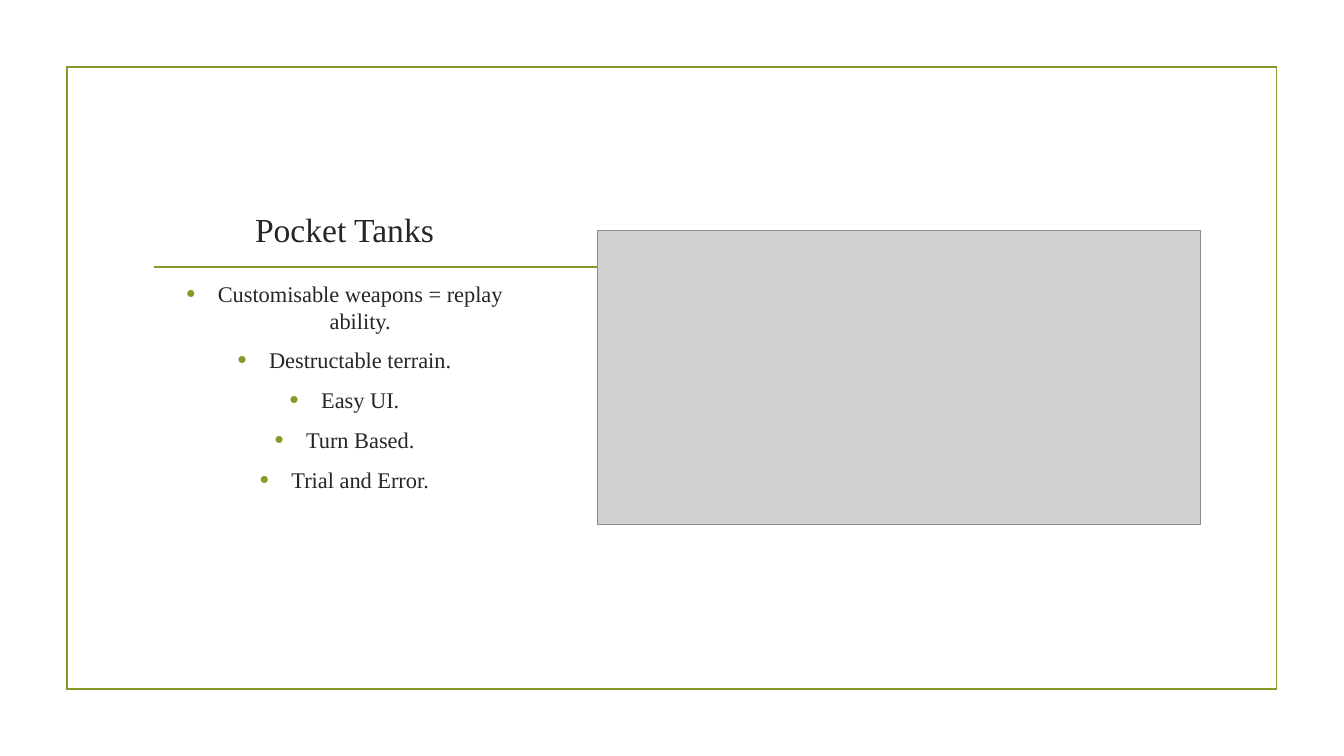
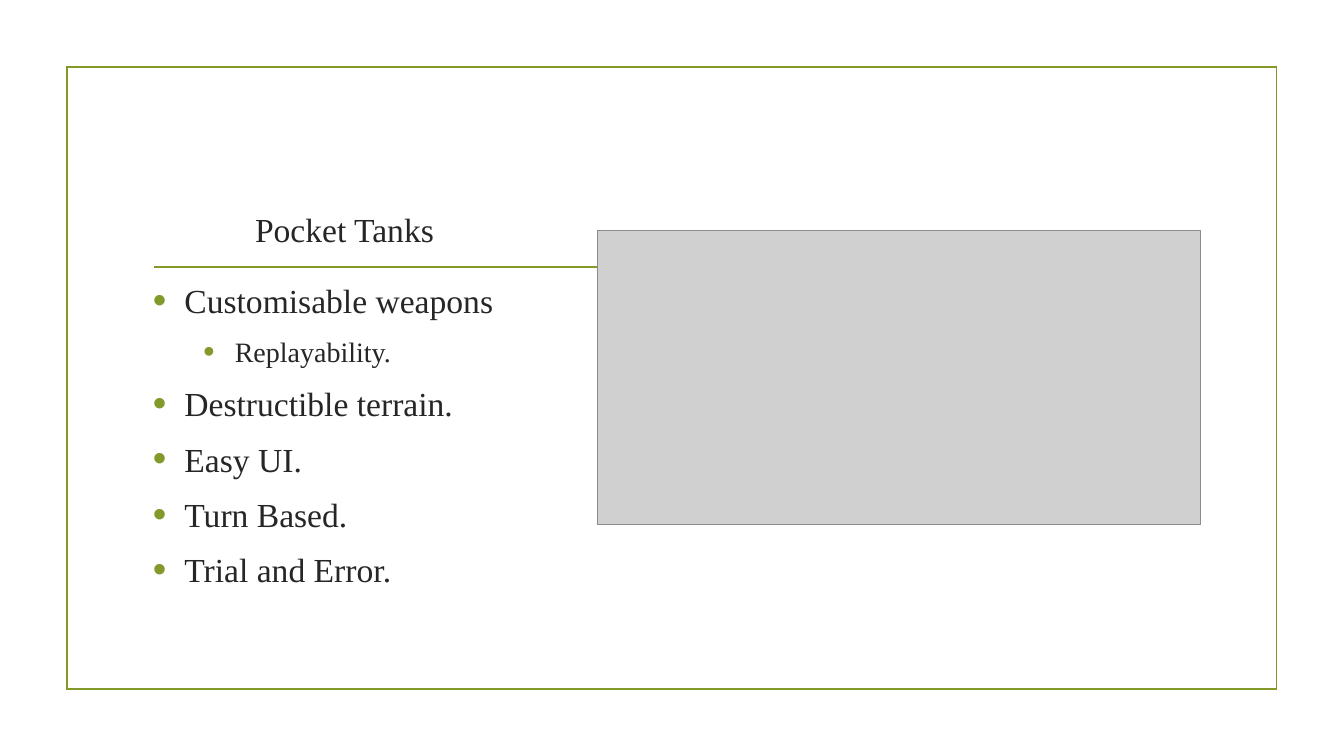
Before and after one commit to UoSGamesGroups/second-semester-dm-group-1, a slide deck: slide 4 of docs/presentation/Adversarial Physics.pptx. Drawn at 1344x756 pixels with LibreOffice and Linux fonts; fonts in the diff are those of the drawing; grey boxes stand for pictures; background and template pictures are left out. Boxes give left, top, right and bottom in pixels: in the first picture for what was removed or moved away, otherwise in the second. Text is boxed around its words. In the diff, an @@ line names an element or a change of style, - is before the commit and + after.

```diff
--- a/docs/presentation/Adversarial Physics.pptx
+++ b/docs/presentation/Adversarial Physics.pptx
@@ text at box(184, 289, 494, 417): text changed; size 16 to 24 pt @@
-• Customisable weapons = replay ability.
-• Destructable terrain.
+• Customisable weapons
+  • Replayability.
+• Destructible terrain.
@@ text at box(184, 450, 391, 583): size 16 to 24 pt in "Easy UI.", "Turn Based.", "Trial and Error."; alignment centre to left; more space between paragraphs @@
```
Also in this commit, not shown: 4 other slides changed, 7 other files.
